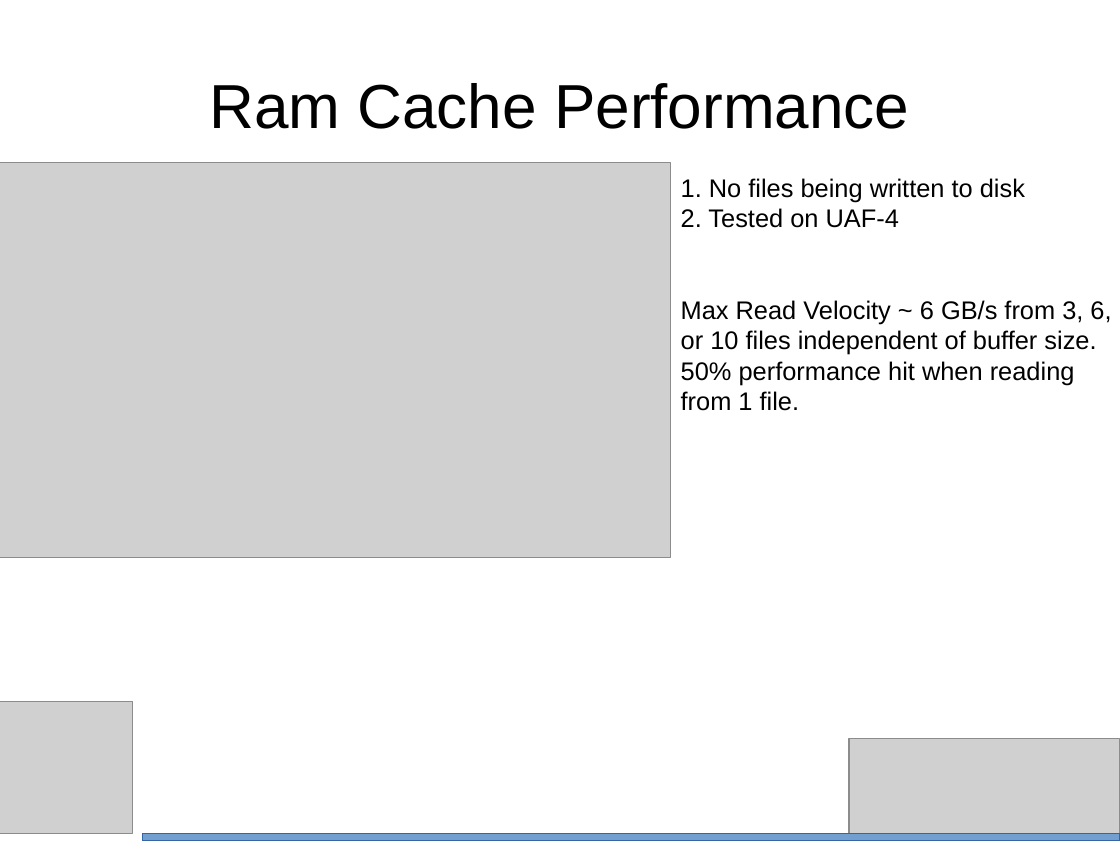
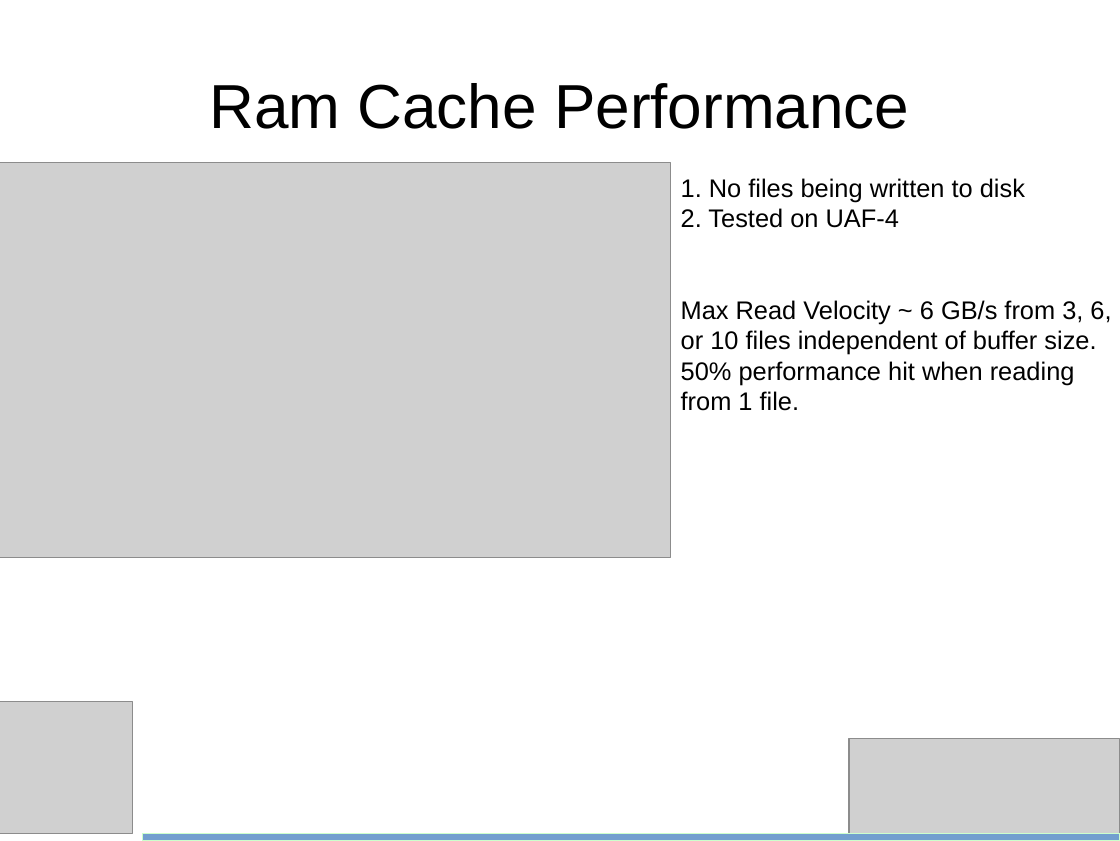
Before and after one commit to bth5032/CMS, a slide deck: slide 9 of Summer_2015/IOHeavyCI/Results/Powerpoint/performance.odp (slide 8 before the commit). Drawn at 1120x841 pixels with LibreOffice and Linux fonts; fonts in the diff are those of the drawing; grey boxes stand for pictures. Boxes give left, top, right and bottom in pixels: in the first picture for what was removed or moved away, otherwise in the second. Text is boxed around its words. In the diff, an @@ line names an element or a change of style, - is before the commit and + after.

```diff
--- a/Summer_2015/IOHeavyCI/Results/Powerpoint/performance.odp
+++ b/Summer_2015/IOHeavyCI/Results/Powerpoint/performance.odp
@@ rectangle at (x1=142, y1=833, x2=1120, y2=841): outline #3465A4 0 pt to #CCFFCC 0 pt @@
```
Also in this commit, not shown: 15 other slides changed, 1 slide added, 7 other files.
